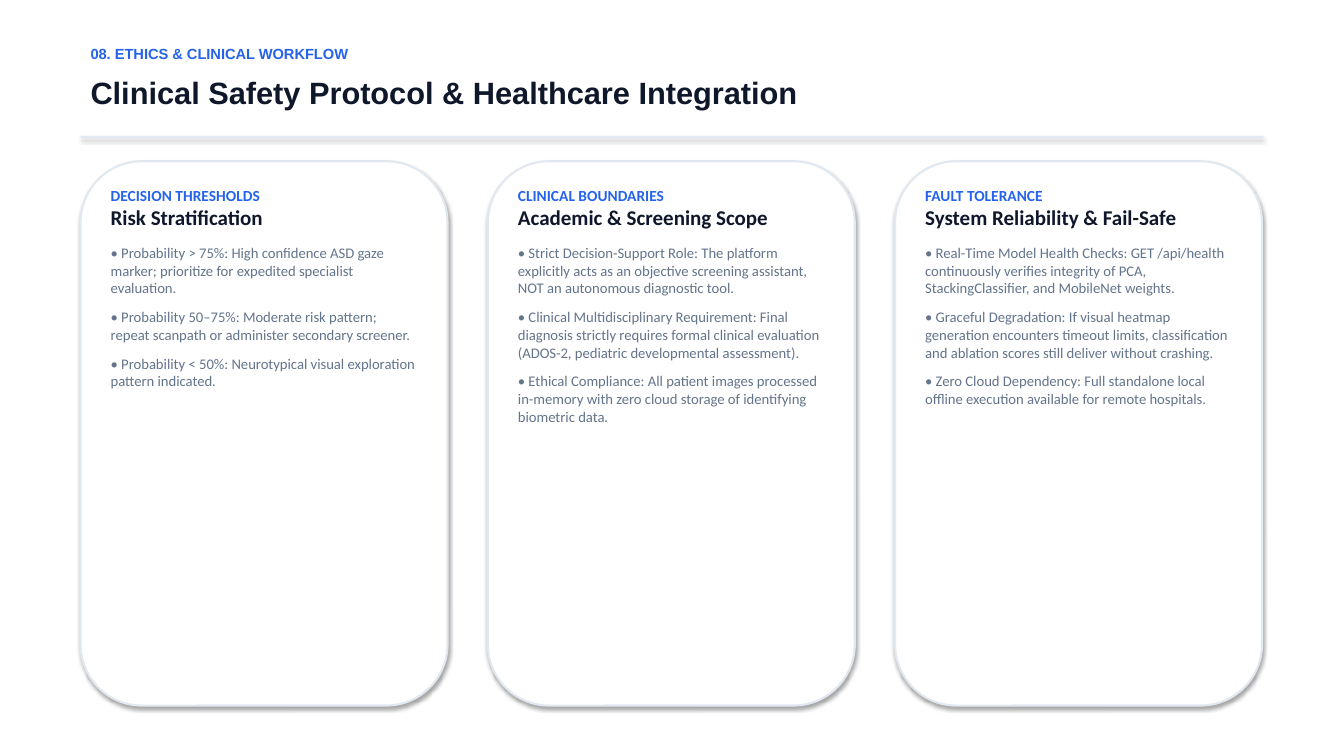
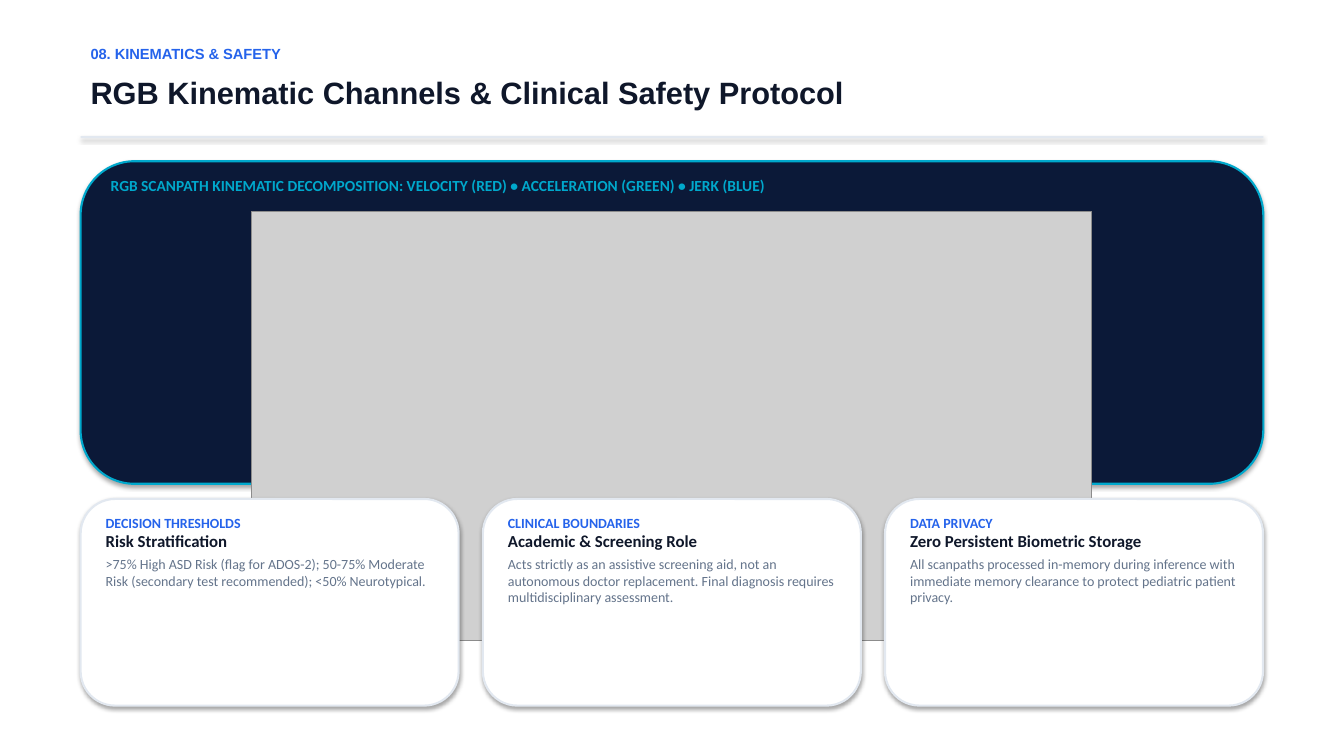
Before and after one commit to nandini-rathod/eyetrace-ai, a slide deck: slide 9 of ASD_EyeTracking_Presentation.pptx. Drawn at 1344x756 pixels with LibreOffice and Linux fonts; fonts in the diff are those of the drawing; grey boxes stand for pictures. Boxes give left, top, right and bottom in pixels: in the first picture for what was removed or moved away, otherwise in the second. Text is boxed around its words. In the diff, an @@ line names an element or a change of style, - is before the commit and + after.

Commit message:
feat(ppt): embed real app screenshots showing live 98.5% ASD detection, heatmap, and kinematic ablation

```diff
--- a/ASD_EyeTracking_Presentation.pptx
+++ b/ASD_EyeTracking_Presentation.pptx
@@ text at [91, 48, 281, 59]: text changed @@
-08. ETHICS & CLINICAL WORKFLOW
+08. KINEMATICS & SAFETY
@@ text at [91, 81, 844, 109]: text changed @@
-Clinical Safety Protocol & Healthcare Integration
+RGB Kinematic Channels & Clinical Safety Protocol
@@ rounded rectangle: place and size @@
-rounded rectangle at [81, 161, 448, 706]
+rounded rectangle at [81, 161, 1263, 484]
@@ rounded rectangle at [81, 161, 1263, 484]: fill #FFFFFF to #0B1938; outline #E2E8F0 1.5 pt to #00A8CC 1.5 pt @@
@@ text added at [111, 180, 765, 193], 11 pt, text #00A8CC, bold @@
+RGB SCANPATH KINEMATIC DECOMPOSITION: VELOCITY (RED) • ACCELERATION (GREEN) • JERK (BLUE)
@@ text removed at [518, 191, 819, 422] @@
-CLINICAL BOUNDARIES
-Academic & Screening Scope
-• Strict Decision-Support Role: The platform explicitly acts as an objective screening assistant, NOT an autonomous diagnostic tool.
-• Clinical Multidisciplinary Requirement: Final diagnosis strictly requires formal clinical evaluation (ADOS-2, pediatric developmental assessment).
-• Ethical Compliance: All patient images processed in-memory with zero cloud storage of identifying biometric data.
@@ text removed at [925, 191, 1227, 407] @@
-FAULT TOLERANCE
-System Reliability & Fail-Safe
-• Real-Time Model Health Checks: GET /api/health continuously verifies integrity of PCA, StackingClassifier, and MobileNet weights.
-• Graceful Degradation: If visual heatmap generation encounters timeout limits, classification and ablation scores still deliver without crashing.
-• Zero Cloud Dependency: Full standalone local offline execution available for remote hospitals.
@@ picture added at [252, 212, 1092, 641] @@
@@ rounded rectangle added at [81, 499, 459, 706], fill #FFFFFF, outline #E2E8F0 1.5 pt @@
@@ text "DECISION THRESHOLDS": place and size @@
-text "DECISION THRESHOLDS" at [111, 191, 415, 389]
+text "DECISION THRESHOLDS" at [106, 519, 426, 588]
@@ rounded rectangle: place and size @@
-rounded rectangle at [488, 161, 855, 706]
+rounded rectangle at [483, 499, 861, 706]
@@ rounded rectangle: place and size @@
-rounded rectangle at [895, 161, 1262, 706]
+rounded rectangle at [885, 499, 1263, 706]
@@ text at [106, 519, 240, 528]: size 11 to 10 pt in "DECISION THRESHOLDS"; size 15 to 12 pt in "Risk Stratification"; less space between paragraphs @@
@@ text added at [508, 519, 834, 604], 10 pt, text #64748B @@
+CLINICAL BOUNDARIES
+Academic & Screening Role
+Acts strictly as an assistive screening aid, not an autonomous doctor replacement. Final diagnosis requires multidisciplinary assessment.
@@ text added at [910, 519, 1235, 604], 10 pt, text #64748B @@
+DATA PRIVACY
+Zero Persistent Biometric Storage
+All scanpaths processed in-memory during inference with immediate memory clearance to protect pediatric patient privacy.
@@ text at [106, 559, 426, 588]: text changed; size 10.5 to 10 pt @@
-• Probability > 75%: High confidence ASD gaze marker; prioritize for expedited specialist evaluation.
-• Probability 50–75%: Moderate risk pattern; repeat scanpath or administer secondary screener.
-• Probability < 50%: Neurotypical visual exploration pattern indicated.
+>75% High ASD Risk (flag for ADOS-2); 50-75% Moderate Risk (secondary test recommended); <50% Neurotypical.
```
Also in this commit, not shown: 1 other slide changed, 2 slides added, 2 slides removed, 5 other files.
